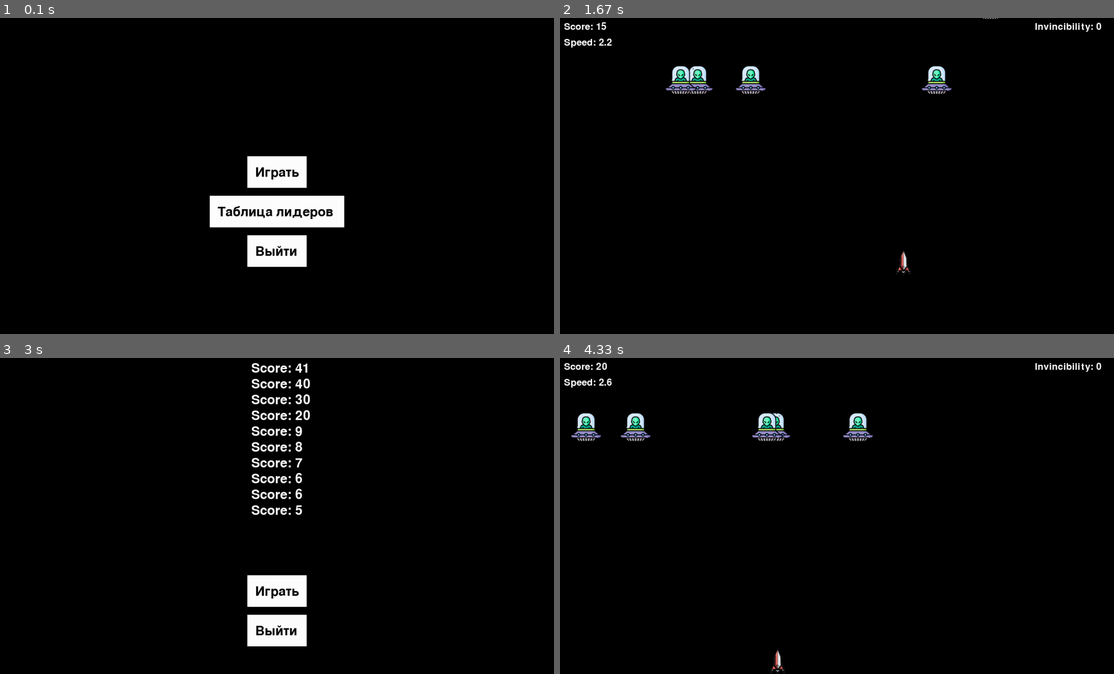
Above: before the commit, frames 1-4 (two rows, left to right).
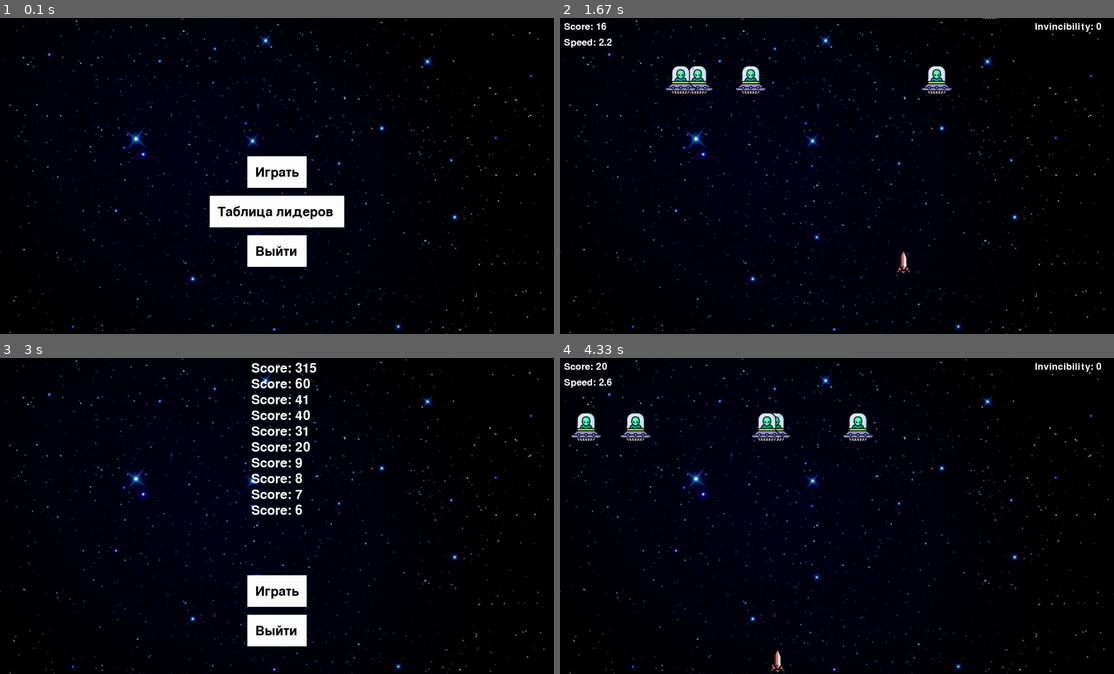
Above: after the commit, the same moments.

Repository: BoBon7/Pygame_code_wars
Game: pygame game, started from main.py
Two runs of this game, one before a commit and one after it. Both use one fixed random seed, a clock stepped at 60 frames per second and the inputs below.
Inputs (mouse positions are in pixels of both pictures, inside the frame that each line leads up to):
- Up to frame 1 (0.1 s): no input
- Up to frame 2 (1.67 s): click "Играть" at 0.38 s; click (814, 188) at 0.72 s; hold D 1-1.47 s; hold W from 1.5 s (still down)
- Up to frame 3 (3 s): release W at 1.8 s; hold D 1.83-2.3 s; hold A 2.33-2.87 s; click "Таблица лидеров" at 2.95 s
- Up to frame 4 (4.33 s): click "Играть" at 3.28 s; hold S 3.57-3.87 s; hold A 3.9-4.3 s

The runs differ from the first frame. In frame 1, 2.6% of the frame differs, in the area x 0-100%, y 0-100%; in frame 2, 2.8%; in frame 3, 3.0%; in frame 4, 2.8%.

Commit message:
Patch 1.0

Diff:
--- a/main.py
+++ b/main.py
@@ -12,6 +12,7 @@
 WHITE = (255, 255, 255)
 BLACK = (0, 0, 0)
 RED = (255, 0, 0)
+BACKGROUND = pygame.image.load("space.jpg")
 
 # Создаем экран
 screen = pygame.display.set_mode((WIDTH, HEIGHT))
@@ -131,6 +132,7 @@
         for obstacle in obstacles[:]:
             if bullet.rect.colliderect(obstacle.rect):
                 obstacles.remove(obstacle)  # Уничтожаем препятствие
+                player.score += 1
                 obstacles.append(Obstacle())
                 bullets.remove(bullet)  # Уничтожаем снаряд
                 break  # Выходим, так как снаряд уже уничтожен
@@ -178,7 +180,7 @@
     menu_running = True
 
     while menu_running:
-        screen.fill(BLACK)
+        screen.blit(BACKGROUND, (0, 0))
         play_button.draw(screen)
         score_button.draw(screen)
         exit_button.draw(screen)
@@ -219,7 +221,7 @@
     menu_running = True
 
     while menu_running:
-        screen.fill(BLACK)
+        screen.blit(BACKGROUND, (0, 0))
         play_button.draw(screen)
         score_button.draw(screen)
         exit_button.draw(screen)
@@ -255,7 +257,7 @@
     score_list = [int(score[:-1]) for score in score_list]
     score_list.sort(reverse=True)
     while menu_running:
-        screen.fill(BLACK)
+        screen.blit(BACKGROUND, (0, 0))
         score_y = 10
         for score in score_list[:10]:
             score_text = font.render(f"Score: {score}", True, WHITE)
@@ -389,7 +391,7 @@
         game_mode = "lose"
 
     # Рендеринг объектов
-    screen.fill(BLACK)
+    screen.blit(BACKGROUND, (0, 0))
     player.draw(screen)
     for obstacle in obstacles:
         obstacle.draw(screen)
--- a/score.txt
+++ b/score.txt
@@ -12,3 +12,5 @@
 41
 20
 0
+60
+315
Binary file added: space.jpg
